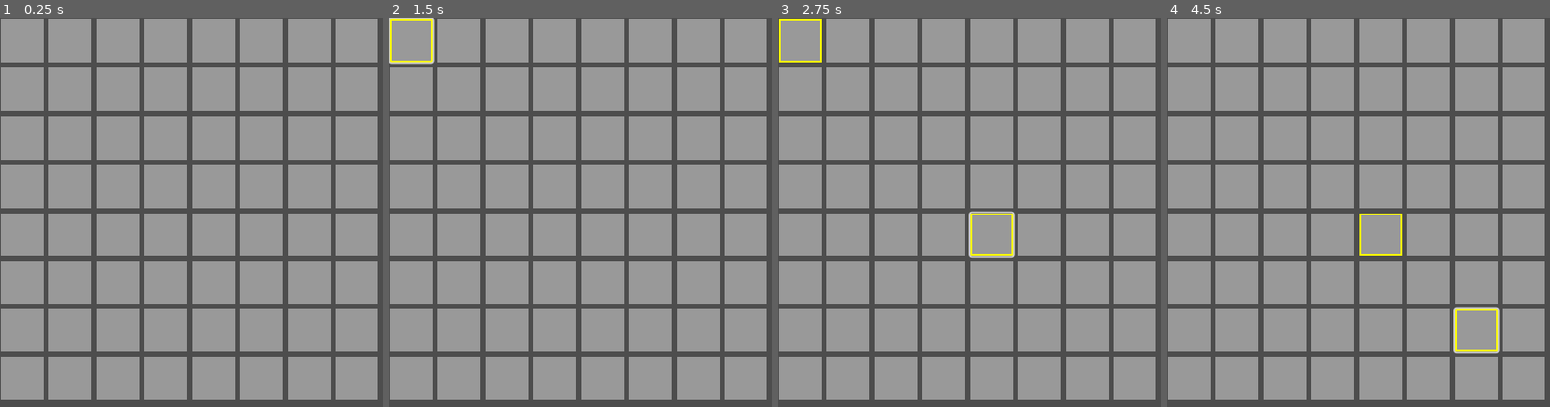
Above: before the commit, frames 1-4 (left to right).
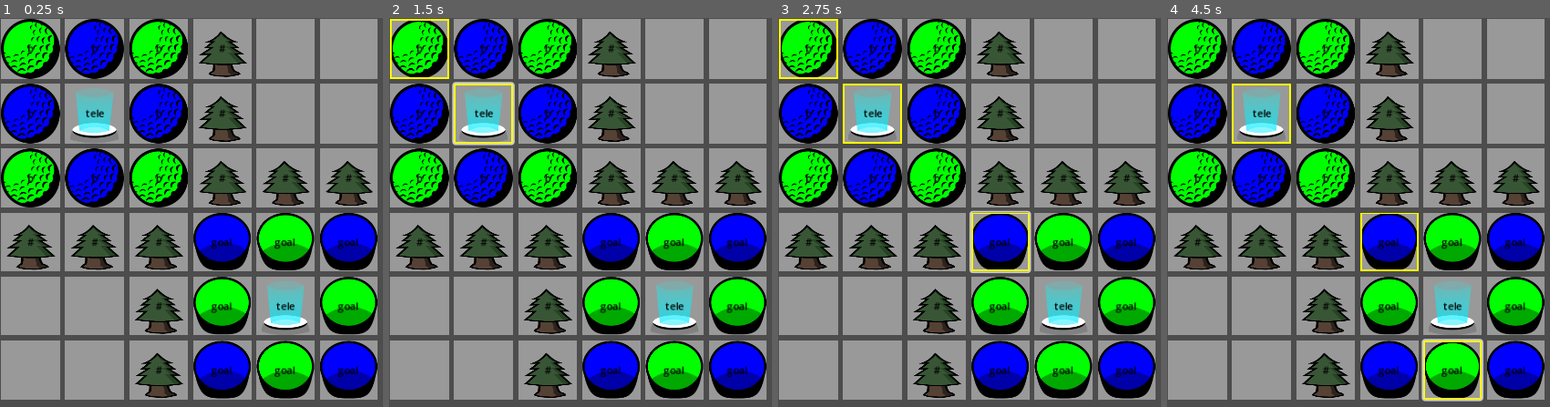
Above: after the commit, the same moments.

Repository: twincannon/GemSlide
Game: Godot game, scene res://scenes/levels/world4/level04-07a.tscn
The game is run twice, just before and just after one commit, with the same random seed, the same clock (stepped at 60 frames per second) and the same inputs. This scene is started directly instead of the project's main scene. Sound files missing from this copy of the repository are replaced by a short silence.
Inputs (mouse positions are in pixels of both pictures, inside the frame that each line leads up to):
- Up to frame 1 (0.25 s): no input
- Up to frame 2 (1.5 s): click (419, 49) at 0.5 s, where only the run after the commit has a clickable "b"; click (484, 115) at 1.25 s, where only the run after the commit has a clickable "tele"
- Up to frame 3 (2.75 s): click (1000, 243) at 2 s, where only the run after the commit has a clickable "goal"
- Up to frame 4 (4.5 s): click (1189, 41) at 2.77 s; click (1389, 49) at 3.5 s, where only the run after the commit has a clickable "#"; tap Enter at 4.25 s; move the mouse to (1461, 344) at 4.27 s; hold D (right) from 4.28 s (still down); click (1461, 344) at 4.35 s

The runs differ from the first frame. In frame 1, 56% of the frame differs, in the area x 0-99%, y 0-99%; in frame 2, 56%; in frame 3, 56%; in frame 4, 56%.

Commit message:
level dev

Diff:
--- a/data/worlds/world04.tres
+++ b/data/worlds/world04.tres
@@ -13,7 +13,8 @@
 [ext_resource type="PackedScene" uid="uid://41csv8l2ruve" path="res://scenes/levels/world4/level04-04a.tscn" id="8_x3w6l"]
 [ext_resource type="PackedScene" uid="uid://ch7yadt0ec4ey" path="res://scenes/levels/world4/level04-06.tscn" id="9_rr0y3"]
 [ext_resource type="PackedScene" uid="uid://c277e04ah3fdl" path="res://scenes/levels/world4/level04-07.tscn" id="10_3vmns"]
+[ext_resource type="PackedScene" uid="uid://btsqlb8hcrijr" path="res://scenes/levels/world4/level04-07a.tscn" id="12_xhpjb"]
 
 [resource]
 script = ExtResource("2_xe6an")
-level_data = Array[PackedScene]([ExtResource("1_p1j1b"), Ext …(211 unchanged characters)… , ExtResource("10_3vmns"), ExtResource("5_lqbxw")])
+level_data = Array[PackedScene]([ExtResource("1_p1j1b"), Ext …(211 unchanged characters)… , ExtResource("10_3vmns"), ExtResource("12_xhpjb"), ExtResource("5_lqbxw")])
--- a/scenes/levels/world4/level04-07.tscn
+++ b/scenes/levels/world4/level04-07.tscn
@@ -9,7 +9,7 @@
 columns = 8
 script = ExtResource("1_4lkyp")
 par_moves = 20
-dev_best = 15
+dev_best = 13
 
 [node name="EntityButton" parent="." instance=ExtResource("2_2deif")]
 layout_mode = 2
--- a/scenes/levels/world4/level04-07a.tscn
+++ b/scenes/levels/world4/level04-07a.tscn
@@ -6,20 +6,33 @@
 [node name="level01-01" type="GridContainer"]
 offset_right = 443.0
 offset_bottom = 448.0
-columns = 8
+columns = 6
 script = ExtResource("1_l0ten")
+par_moves = 25
+dev_best = 20
 
 [node name="EntityButton" parent="." instance=ExtResource("2_yti43")]
 layout_mode = 2
+entity_type = 2
+entity_text = "b"
+entity_color = Color(0, 1, 0, 1)
 
 [node name="EntityButton2" parent="." instance=ExtResource("2_yti43")]
 layout_mode = 2
+entity_type = 3
+entity_text = "b"
+entity_color = Color(0, 0, 1, 1)
 
 [node name="EntityButton3" parent="." instance=ExtResource("2_yti43")]
 layout_mode = 2
+entity_type = 2
+entity_text = "b"
+entity_color = Color(0, 1, 0, 1)
 
 [node name="EntityButton4" parent="." instance=ExtResource("2_yti43")]
 layout_mode = 2
+entity_type = 8
+entity_text = "#"
 
 [node name="EntityButton5" parent="." instance=ExtResource("2_yti43")]
 layout_mode = 2
@@ -29,15 +42,25 @@
 
 [node name="EntityButton7" parent="." instance=ExtResource("2_yti43")]
 layout_mode = 2
+entity_type = 3
+entity_text = "b"
+entity_color = Color(0, 0, 1, 1)
 
 [node name="EntityButton15" parent="." instance=ExtResource("2_yti43")]
 layout_mode = 2
+entity_type = 12
+entity_text = "tele"
 
 [node name="EntityButton16" parent="." instance=ExtResource("2_yti43")]
 layout_mode = 2
+entity_type = 3
+entity_text = "b"
+entity_color = Color(0, 0, 1, 1)
 
 [node name="EntityButton17" parent="." instance=ExtResource("2_yti43")]
 layout_mode = 2
+entity_type = 8
+entity_text = "#"
 
 [node name="EntityButton18" parent="." instance=ExtResource("2_yti43")]
 layout_mode = 2
@@ -47,39 +70,69 @@
 
 [node name="EntityButton20" parent="." instance=ExtResource("2_yti43")]
 layout_mode = 2
+entity_type = 2
+entity_text = "b"
+entity_color = Color(0, 1, 0, 1)
 
 [node name="EntityButton21" parent="." instance=ExtResource("2_yti43")]
 layout_mode = 2
+entity_type = 3
+entity_text = "b"
+entity_color = Color(0, 0, 1, 1)
 
 [node name="EntityButton22" parent="." instance=ExtResource("2_yti43")]
 layout_mode = 2
+entity_type = 2
+entity_text = "b"
+entity_color = Color(0, 1, 0, 1)
 
 [node name="EntityButton23" parent="." instance=ExtResource("2_yti43")]
 layout_mode = 2
+entity_type = 8
+entity_text = "#"
 
 [node name="EntityButton24" parent="." instance=ExtResource("2_yti43")]
 layout_mode = 2
+entity_type = 8
+entity_text = "#"
 
 [node name="EntityButton25" parent="." instance=ExtResource("2_yti43")]
 layout_mode = 2
+entity_type = 8
+entity_text = "#"
 
 [node name="EntityButton26" parent="." instance=ExtResource("2_yti43")]
 layout_mode = 2
+entity_type = 8
+entity_text = "#"
 
 [node name="EntityButton27" parent="." instance=ExtResource("2_yti43")]
 layout_mode = 2
+entity_type = 8
+entity_text = "#"
 
 [node name="EntityButton28" parent="." instance=ExtResource("2_yti43")]
 layout_mode = 2
+entity_type = 8
+entity_text = "#"
 
 [node name="EntityButton29" parent="." instance=ExtResource("2_yti43")]
 layout_mode = 2
+entity_type = 6
+entity_text = "goal"
+entity_color = Color(0, 0, 1, 1)
 
 [node name="EntityButton30" parent="." instance=ExtResource("2_yti43")]
 layout_mode = 2
+entity_type = 5
+entity_text = "goal"
+entity_color = Color(0, 1, 0, 1)
 
 [node name="EntityButton31" parent="." instance=ExtResource("2_yti43")]
 layout_mode = 2
+entity_type = 6
+entity_text = "goal"
+entity_color = Color(0, 0, 1, 1)
 
 [node name="EntityButton32" parent="." instance=ExtResource("2_yti43")]
 layout_mode = 2
@@ -89,15 +142,25 @@
 
 [node name="EntityButton34" parent="." instance=ExtResource("2_yti43")]
 layout_mode = 2
+entity_type = 8
+entity_text = "#"
 
 [node name="EntityButton35" parent="." instance=ExtResource("2_yti43")]
 layout_mode = 2
+entity_type = 5
+entity_text = "goal"
+entity_color = Color(0, 1, 0, 1)
 
 [node name="EntityButton36" parent="." instance=ExtResource("2_yti43")]
 layout_mode = 2
+entity_type = 12
+entity_text = "tele"
 
 [node name="EntityButton37" parent="." instance=ExtResource("2_yti43")]
 layout_mode = 2
+entity_type = 5
+entity_text = "goal"
+entity_color = Color(0, 1, 0, 1)
 
 [node name="EntityButton38" parent="." instance=ExtResource("2_yti43")]
 layout_mode = 2
@@ -107,112 +170,23 @@
 
 [node name="EntityButton40" parent="." instance=ExtResource("2_yti43")]
 layout_mode = 2
+entity_type = 8
+entity_text = "#"
 
 [node name="EntityButton41" parent="." instance=ExtResource("2_yti43")]
 layout_mode = 2
+entity_type = 6
+entity_text = "goal"
+entity_color = Color(0, 0, 1, 1)
 
 [node name="EntityButton42" parent="." instance=ExtResource("2_yti43")]
 layout_mode = 2
+entity_type = 5
+entity_text = "goal"
+entity_color = Color(0, 1, 0, 1)
 
 [node name="EntityButton43" parent="." instance=ExtResource("2_yti43")]
 layout_mode = 2
-
-[node name="EntityButton44" parent="." instance=ExtResource("2_yti43")]
-layout_mode = 2
-
-[node name="EntityButton45" parent="." instance=ExtResource("2_yti43")]
-layout_mode = 2
-
-[node name="EntityButton46" parent="." instance=ExtResource("2_yti43")]
-layout_mode = 2
-
-[node name="EntityButton47" parent="." instance=ExtResource("2_yti43")]
-layout_mode = 2
-
-[node name="EntityButton48" parent="." instance=ExtResource("2_yti43")]
-layout_mode = 2
-
-[node name="EntityButton49" parent="." instance=ExtResource("2_yti43")]
-layout_mode = 2
-
-[node name="EntityButton50" parent="." instance=ExtResource("2_yti43")]
-layout_mode = 2
-
-[node name="EntityButton51" parent="." instance=ExtResource("2_yti43")]
-layout_mode = 2
-
-[node name="EntityButton52" parent="." instance=ExtResource("2_yti43")]
-layout_mode = 2
-
-[node name="EntityButton53" parent="." instance=ExtResource("2_yti43")]
-layout_mode = 2
-
-[node name="EntityButton54" parent="." instance=ExtResource("2_yti43")]
-layout_mode = 2
-
-[node name="EntityButton55" parent="." instance=ExtResource("2_yti43")]
-layout_mode = 2
-
-[node name="EntityButton56" parent="." node_paths=PackedStringArray("entity_icon") instance=ExtResource("2_yti43")]
-layout_mode = 2
-entity_icon = NodePath("../EntityButton55/PanelContainer/EntityIcon")
-
-[node name="EntityButton57" parent="." node_paths=PackedStringArray("entity_icon") instance=ExtResource("2_yti43")]
-layout_mode = 2
-entity_icon = NodePath("../EntityButton55/PanelContainer/EntityIcon")
-
-[node name="EntityButton58" parent="." node_paths=PackedStringArray("entity_icon") instance=ExtResource("2_yti43")]
-layout_mode = 2
-entity_icon = NodePath("../EntityButton55/PanelContainer/EntityIcon")
-
-[node name="EntityButton59" parent="." node_paths=PackedStringArray("entity_icon") instance=ExtResource("2_yti43")]
-layout_mode = 2
-entity_icon = NodePath("../EntityButton55/PanelContainer/EntityIcon")
-
-[node name="EntityButton60" parent="." node_paths=PackedStringArray("entity_icon") instance=ExtResource("2_yti43")]
-layout_mode = 2
-entity_icon = NodePath("../EntityButton55/PanelContainer/EntityIcon")
-
-[node name="EntityButton61" parent="." node_paths=PackedStringArray("entity_icon") instance=ExtResource("2_yti43")]
-layout_mode = 2
-entity_icon = NodePath("../EntityButton55/PanelContainer/EntityIcon")
-
-[node name="EntityButton62" parent="." node_paths=PackedStringArray("entity_icon") instance=ExtResource("2_yti43")]
-layout_mode = 2
-entity_icon = NodePath("../EntityButton55/PanelContainer/EntityIcon")
-
-[node name="EntityButton63" parent="." node_paths=PackedStringArray("entity_icon") instance=ExtResource("2_yti43")]
-layout_mode = 2
-entity_icon = NodePath("../EntityButton55/PanelContainer/EntityIcon")
-
-[node name="EntityButton64" parent="." node_paths=PackedStringArray("entity_icon") instance=ExtResource("2_yti43")]
-layout_mode = 2
-entity_icon = NodePath("../EntityButton55/PanelContainer/EntityIcon")
-
-[node name="EntityButton65" parent="." node_paths=PackedStringArray("entity_icon") instance=ExtResource("2_yti43")]
-layout_mode = 2
-entity_icon = NodePath("../EntityButton55/PanelContainer/EntityIcon")
-
-[node name="EntityButton66" parent="." node_paths=PackedStringArray("entity_icon") instance=ExtResource("2_yti43")]
-layout_mode = 2
-entity_icon = NodePath("../EntityButton55/PanelContainer/EntityIcon")
-
-[node name="EntityButton67" parent="." node_paths=PackedStringArray("entity_icon") instance=ExtResource("2_yti43")]
-layout_mode = 2
-entity_icon = NodePath("../EntityButton55/PanelContainer/EntityIcon")
-
-[node name="EntityButton68" parent="." node_paths=PackedStringArray("entity_icon") instance=ExtResource("2_yti43")]
-layout_mode = 2
-entity_icon = NodePath("../EntityButton55/PanelContainer/EntityIcon")
-
-[node name="EntityButton69" parent="." node_paths=PackedStringArray("entity_icon") instance=ExtResource("2_yti43")]
-layout_mode = 2
-entity_icon = NodePath("../EntityButton55/PanelContainer/EntityIcon")
-
-[node name="EntityButton70" parent="." node_paths=PackedStringArray("entity_icon") instance=ExtResource("2_yti43")]
-layout_mode = 2
-entity_icon = NodePath("../EntityButton55/PanelContainer/EntityIcon")
-
-[node name="EntityButton71" parent="." node_paths=PackedStringArray("entity_icon") instance=ExtResource("2_yti43")]
-layout_mode = 2
-entity_icon = NodePath("../EntityButton55/PanelContainer/EntityIcon")
+entity_type = 6
+entity_text = "goal"
+entity_color = Color(0, 0, 1, 1)
--- /dev/null
+++ b/scenes/levels/world4/level04-07b.tscn
@@ -0,0 +1,259 @@
+[gd_scene load_steps=3 format=3 uid="uid://d35kqbp8wxiiw"]
+
+[ext_resource type="Script" path="res://scripts/level_editor/level_base.gd" id="1_n71vx"]
+[ext_resource type="PackedScene" uid="uid://bw4yuccbyd47i" path="res://scenes/level_editor/entity_icon.tscn" id="2_kdmet"]
+
+[node name="level01-01" type="GridContainer"]
+offset_right = 443.0
+offset_bottom = 448.0
+columns = 8
+script = ExtResource("1_n71vx")
+
+[node name="EntityButton" parent="." instance=ExtResource("2_kdmet")]
+layout_mode = 2
+
+[node name="EntityButton2" parent="." instance=ExtResource("2_kdmet")]
+layout_mode = 2
+
+[node name="EntityButton3" parent="." instance=ExtResource("2_kdmet")]
+layout_mode = 2
+
+[node name="EntityButton4" parent="." instance=ExtResource("2_kdmet")]
+layout_mode = 2
+
+[node name="EntityButton5" parent="." instance=ExtResource("2_kdmet")]
+layout_mode = 2
+
+[node name="EntityButton6" parent="." instance=ExtResource("2_kdmet")]
+layout_mode = 2
+
+[node name="EntityButton7" parent="." instance=ExtResource("2_kdmet")]
+layout_mode = 2
+
+[node name="EntityButton8" parent="." node_paths=PackedStringArray("entity_icon") instance=ExtResource("2_kdmet")]
+layout_mode = 2
+entity_icon = NodePath("../EntityButton7/PanelContainer/EntityIcon")
+
+[node name="EntityButton9" parent="." node_paths=PackedStringArray("entity_icon") instance=ExtResource("2_kdmet")]
+layout_mode = 2
+entity_icon = NodePath("../EntityButton/PanelContainer/EntityIcon")
+
+[node name="EntityButton10" parent="." node_paths=PackedStringArray("entity_icon") instance=ExtResource("2_kdmet")]
+layout_mode = 2
+entity_icon = NodePath("../EntityButton2/PanelContainer/EntityIcon")
+
+[node name="EntityButton11" parent="." node_paths=PackedStringArray("entity_icon") instance=ExtResource("2_kdmet")]
+layout_mode = 2
+entity_icon = NodePath("../EntityButton3/PanelContainer/EntityIcon")
+
+[node name="EntityButton12" parent="." node_paths=PackedStringArray("entity_icon") instance=ExtResource("2_kdmet")]
+layout_mode = 2
+entity_icon = NodePath("../EntityButton4/PanelContainer/EntityIcon")
+
+[node name="EntityButton13" parent="." node_paths=PackedStringArray("entity_icon") instance=ExtResource("2_kdmet")]
+layout_mode = 2
+entity_icon = NodePath("../EntityButton5/PanelContainer/EntityIcon")
+
+[node name="EntityButton14" parent="." node_paths=PackedStringArray("entity_icon") instance=ExtResource("2_kdmet")]
+layout_mode = 2
+entity_icon = NodePath("../EntityButton6/PanelContainer/EntityIcon")
+
+[node name="EntityButton15" parent="." node_paths=PackedStringArray("entity_icon") instance=ExtResource("2_kdmet")]
+layout_mode = 2
+entity_icon = NodePath("../EntityButton7/PanelContainer/EntityIcon")
+
+[node name="EntityButton16" parent="." node_paths=PackedStringArray("entity_icon") instance=ExtResource("2_kdmet")]
+layout_mode = 2
+entity_icon = NodePath("../EntityButton7/PanelContainer/EntityIcon")
+
+[node name="EntityButton17" parent="." node_paths=PackedStringArray("entity_icon") instance=ExtResource("2_kdmet")]
+layout_mode = 2
+entity_icon = NodePath("../EntityButton/PanelContainer/EntityIcon")
+
+[node name="EntityButton18" parent="." node_paths=PackedStringArray("entity_icon") instance=ExtResource("2_kdmet")]
+layout_mode = 2
+entity_icon = NodePath("../EntityButton2/PanelContainer/EntityIcon")
+
+[node name="EntityButton19" parent="." node_paths=PackedStringArray("entity_icon") instance=ExtResource("2_kdmet")]
+layout_mode = 2
+entity_icon = NodePath("../EntityButton3/PanelContainer/EntityIcon")
+
+[node name="EntityButton20" parent="." node_paths=PackedStringArray("entity_icon") instance=ExtResource("2_kdmet")]
+layout_mode = 2
+entity_icon = NodePath("../EntityButton4/PanelContainer/EntityIcon")
+
+[node name="EntityButton21" parent="." node_paths=PackedStringArray("entity_icon") instance=ExtResource("2_kdmet")]
+layout_mode = 2
+entity_icon = NodePath("../EntityButton5/PanelContainer/EntityIcon")
+
+[node name="EntityButton22" parent="." node_paths=PackedStringArray("entity_icon") instance=ExtResource("2_kdmet")]
+layout_mode = 2
+entity_icon = NodePath("../EntityButton6/PanelContainer/EntityIcon")
+
+[node name="EntityButton23" parent="." node_paths=PackedStringArray("entity_icon") instance=ExtResource("2_kdmet")]
+layout_mode = 2
+entity_icon = NodePath("../EntityButton7/PanelContainer/EntityIcon")
+
+[node name="EntityButton24" parent="." node_paths=PackedStringArray("entity_icon") instance=ExtResource("2_kdmet")]
+layout_mode = 2
+entity_icon = NodePath("../EntityButton7/PanelContainer/EntityIcon")
+
+[node name="EntityButton25" parent="." node_paths=PackedStringArray("entity_icon") instance=ExtResource("2_kdmet")]
+layout_mode = 2
+entity_icon = NodePath("../EntityButton/PanelContainer/EntityIcon")
+
+[node name="EntityButton26" parent="." node_paths=PackedStringArray("entity_icon") instance=ExtResource("2_kdmet")]
+layout_mode = 2
+entity_icon = NodePath("../EntityButton2/PanelContainer/EntityIcon")
+
+[node name="EntityButton27" parent="." node_paths=PackedStringArray("entity_icon") instance=ExtResource("2_kdmet")]
+layout_mode = 2
+entity_icon = NodePath("../EntityButton3/PanelContainer/EntityIcon")
+
+[node name="EntityButton28" parent="." node_paths=PackedStringArray("entity_icon") instance=ExtResource("2_kdmet")]
+layout_mode = 2
+entity_icon = NodePath("../EntityButton4/PanelContainer/EntityIcon")
+
+[node name="EntityButton29" parent="." node_paths=PackedStringArray("entity_icon") instance=ExtResource("2_kdmet")]
+layout_mode = 2
+entity_icon = NodePath("../EntityButton5/PanelContainer/EntityIcon")
+
+[node name="EntityButton30" parent="." node_paths=PackedStringArray("entity_icon") instance=ExtResource("2_kdmet")]
+layout_mode = 2
+entity_icon = NodePath("../EntityButton6/PanelContainer/EntityIcon")
+
+[node name="EntityButton31" parent="." node_paths=PackedStringArray("entity_icon") instance=ExtResource("2_kdmet")]
+layout_mode = 2
+entity_icon = NodePath("../EntityButton7/PanelContainer/EntityIcon")
+
+[node name="EntityButton32" parent="." node_paths=PackedStringArray("entity_icon") instance=ExtResource("2_kdmet")]
+layout_mode = 2
+entity_icon = NodePath("../EntityButton7/PanelContainer/EntityIcon")
+
+[node name="EntityButton33" parent="." node_paths=PackedStringArray("entity_icon") instance=ExtResource("2_kdmet")]
+layout_mode = 2
+entity_icon = NodePath("../EntityButton/PanelContainer/EntityIcon")
+
+[node name="EntityButton34" parent="." node_paths=PackedStringArray("entity_icon") instance=ExtResource("2_kdmet")]
+layout_mode = 2
+entity_icon = NodePath("../EntityButton2/PanelContainer/EntityIcon")
+
+[node name="EntityButton35" parent="." node_paths=PackedStringArray("entity_icon") instance=ExtResource("2_kdmet")]
+layout_mode = 2
+entity_icon = NodePath("../EntityButton3/PanelContainer/EntityIcon")
+
+[node name="EntityButton36" parent="." node_paths=PackedStringArray("entity_icon") instance=ExtResource("2_kdmet")]
+layout_mode = 2
+entity_icon = NodePath("../EntityButton4/PanelContainer/EntityIcon")
+
+[node name="EntityButton37" parent="." node_paths=PackedStringArray("entity_icon") instance=ExtResource("2_kdmet")]
+layout_mode = 2
+entity_icon = NodePath("../EntityButton5/PanelContainer/EntityIcon")
+
+[node name="EntityButton38" parent="." node_paths=PackedStringArray("entity_icon") instance=ExtResource("2_kdmet")]
+layout_mode = 2
+entity_icon = NodePath("../EntityButton6/PanelContainer/EntityIcon")
+
+[node name="EntityButton39" parent="." node_paths=PackedStringArray("entity_icon") instance=ExtResource("2_kdmet")]
+layout_mode = 2
+entity_icon = NodePath("../EntityButton7/PanelContainer/EntityIcon")
+
+[node name="EntityButton40" parent="." node_paths=PackedStringArray("entity_icon") instance=ExtResource("2_kdmet")]
+layout_mode = 2
+entity_icon = NodePath("../EntityButton7/PanelContainer/EntityIcon")
+
+[node name="EntityButton41" parent="." node_paths=PackedStringArray("entity_icon") instance=ExtResource("2_kdmet")]
+layout_mode = 2
+entity_icon = NodePath("../EntityButton/PanelContainer/EntityIcon")
+
+[node name="EntityButton42" parent="." node_paths=PackedStringArray("entity_icon") instance=ExtResource("2_kdmet")]
+layout_mode = 2
+entity_icon = NodePath("../EntityButton2/PanelContainer/EntityIcon")
+
+[node name="EntityButton43" parent="." node_paths=PackedStringArray("entity_icon") instance=ExtResource("2_kdmet")]
+layout_mode = 2
+entity_icon = NodePath("../EntityButton3/PanelContainer/EntityIcon")
+
+[node name="EntityButton44" parent="." node_paths=PackedStringArray("entity_icon") instance=ExtResource("2_kdmet")]
+layout_mode = 2
+entity_icon = NodePath("../EntityButton4/PanelContainer/EntityIcon")
+
+[node name="EntityButton45" parent="." node_paths=PackedStringArray("entity_icon") instance=ExtResource("2_kdmet")]
+layout_mode = 2
+entity_icon = NodePath("../EntityButton5/PanelContainer/EntityIcon")
+
+[node name="EntityButton46" parent="." node_paths=PackedStringArray("entity_icon") instance=ExtResource("2_kdmet")]
+layout_mode = 2
+entity_icon = NodePath("../EntityButton6/PanelContainer/EntityIcon")
+
+[node name="EntityButton47" parent="." node_paths=PackedStringArray("entity_icon") instance=ExtResource("2_kdmet")]
+layout_mode = 2
+entity_icon = NodePath("../EntityButton7/PanelContainer/EntityIcon")
+
+[node name="EntityButton48" parent="." node_paths=PackedStringArray("entity_icon") instance=ExtResource("2_kdmet")]
+layout_mode = 2
+entity_icon = NodePath("../EntityButton7/PanelContainer/EntityIcon")
+
+[node name="EntityButton49" parent="." node_paths=PackedStringArray("entity_icon") instance=ExtResource("2_kdmet")]
+layout_mode = 2
+entity_icon = NodePath("../EntityButton/PanelContainer/EntityIcon")
+
+[node name="EntityButton50" parent="." node_paths=PackedStringArray("entity_icon") instance=ExtResource("2_kdmet")]
+layout_mode = 2
+entity_icon = NodePath("../EntityButton2/PanelContainer/EntityIcon")
+
+[node name="EntityButton51" parent="." node_paths=PackedStringArray("entity_icon") instance=ExtResource("2_kdmet")]
+layout_mode = 2
+entity_icon = NodePath("../EntityButton3/PanelContainer/EntityIcon")
+
+[node name="EntityButton52" parent="." node_paths=PackedStringArray("entity_icon") instance=ExtResource("2_kdmet")]
+layout_mode = 2
+entity_icon = NodePath("../EntityButton4/PanelContainer/EntityIcon")
+
+[node name="EntityButton53" parent="." node_paths=PackedStringArray("entity_icon") instance=ExtResource("2_kdmet")]
+layout_mode = 2
+entity_icon = NodePath("../EntityButton5/PanelContainer/EntityIcon")
+
+[node name="EntityButton54" parent="." node_paths=PackedStringArray("entity_icon") instance=ExtResource("2_kdmet")]
+layout_mode = 2
+entity_icon = NodePath("../EntityButton6/PanelContainer/EntityIcon")
+
+[node name="EntityButton55" parent="." node_paths=PackedStringArray("entity_icon") instance=ExtResource("2_kdmet")]
+layout_mode = 2
+entity_icon = NodePath("../EntityButton7/PanelContainer/EntityIcon")
+
+[node name="EntityButton56" parent="." node_paths=PackedStringArray("entity_icon") instance=ExtResource("2_kdmet")]
+layout_mode = 2
+entity_icon = NodePath("../EntityButton7/PanelContainer/EntityIcon")
+
+[node name="EntityButton57" parent="." node_paths=PackedStringArray("entity_icon") instance=ExtResource("2_kdmet")]
+layout_mode = 2
+entity_icon = NodePath("../EntityButton/PanelContainer/EntityIcon")
+
+[node name="EntityButton58" parent="." node_paths=PackedStringArray("entity_icon") instance=ExtResource("2_kdmet")]
+layout_mode = 2
+entity_icon = NodePath("../EntityButton2/PanelContainer/EntityIcon")
+
+[node name="EntityButton59" parent="." node_paths=PackedStringArray("entity_icon") instance=ExtResource("2_kdmet")]
+layout_mode = 2
+entity_icon = NodePath("../EntityButton3/PanelContainer/EntityIcon")
+
+[node name="EntityButton60" parent="." node_paths=PackedStringArray("entity_icon") instance=ExtResource("2_kdmet")]
+layout_mode = 2
+entity_icon = NodePath("../EntityButton4/PanelContainer/EntityIcon")
+
+[node name="EntityButton61" parent="." node_paths=PackedStringArray("entity_icon") instance=ExtResource("2_kdmet")]
+layout_mode = 2
+entity_icon = NodePath("../EntityButton5/PanelContainer/EntityIcon")
+
+[node name="EntityButton62" parent="." node_paths=PackedStringArray("entity_icon") instance=ExtResource("2_kdmet")]
+layout_mode = 2
+entity_icon = NodePath("../EntityButton6/PanelContainer/EntityIcon")
+
+[node name="EntityButton63" parent="." node_paths=PackedStringArray("entity_icon") instance=ExtResource("2_kdmet")]
+layout_mode = 2
+entity_icon = NodePath("../EntityButton7/PanelContainer/EntityIcon")
+
+[node name="EntityButton64" parent="." node_paths=PackedStringArray("entity_icon") instance=ExtResource("2_kdmet")]
+layout_mode = 2
+entity_icon = NodePath("../EntityButton7/PanelContainer/EntityIcon")
--- a/scenes/levels/world4/level04-08.tscn
+++ b/scenes/levels/world4/level04-08.tscn
@@ -4,13 +4,12 @@
 [ext_resource type="PackedScene" uid="uid://bw4yuccbyd47i" path="res://scenes/level_editor/entity_icon.tscn" id="2_xpdit"]
 
 [node name="level01-01" type="GridContainer"]
-offset_right = 428.0
-offset_bottom = 428.0
+offset_right = 438.0
+offset_bottom = 355.0
 columns = 6
 script = ExtResource("1_40owv")
 par_moves = 18
 dev_best = 13
-metadata/_edit_lock_ = true
 
 [node name="EntityButton" parent="." instance=ExtResource("2_xpdit")]
 layout_mode = 2
@@ -32,15 +31,12 @@
 
 [node name="EntityButton4" parent="." instance=ExtResource("2_xpdit")]
 layout_mode = 2
-entity_text = ""
 
 [node name="EntityButton5" parent="." instance=ExtResource("2_xpdit")]
 layout_mode = 2
-entity_text = ""
 
 [node name="EntityButton6" parent="." instance=ExtResource("2_xpdit")]
 layout_mode = 2
-entity_text = ""
 
 [node name="EntityButton7" parent="." instance=ExtResource("2_xpdit")]
 layout_mode = 2
@@ -110,15 +106,12 @@
 
 [node name="EntityButton18" parent="." instance=ExtResource("2_xpdit")]
 layout_mode = 2
-entity_text = ""
 
 [node name="EntityButton19" parent="." instance=ExtResource("2_xpdit")]
 layout_mode = 2
-entity_text = ""
 
 [node name="EntityButton20" parent="." instance=ExtResource("2_xpdit")]
 layout_mode = 2
-entity_text = ""
 
 [node name="EntityButton21" parent="." instance=ExtResource("2_xpdit")]
 layout_mode = 2
@@ -146,11 +139,9 @@
 
 [node name="EntityButton25" parent="." instance=ExtResource("2_xpdit")]
 layout_mode = 2
-entity_text = ""
 
 [node name="EntityButton26" parent="." instance=ExtResource("2_xpdit")]
 layout_mode = 2
-entity_text = ""
 
 [node name="EntityButton27" parent="." instance=ExtResource("2_xpdit")]
 layout_mode = 2
@@ -160,7 +151,6 @@
 
 [node name="EntityButton28" parent="." instance=ExtResource("2_xpdit")]
 layout_mode = 2
-entity_text = ""
 
 [node name="EntityButton29" parent="." instance=ExtResource("2_xpdit")]
 layout_mode = 2
Not shown: 1 places in data/worlds/world04.tres that only renumber resources
